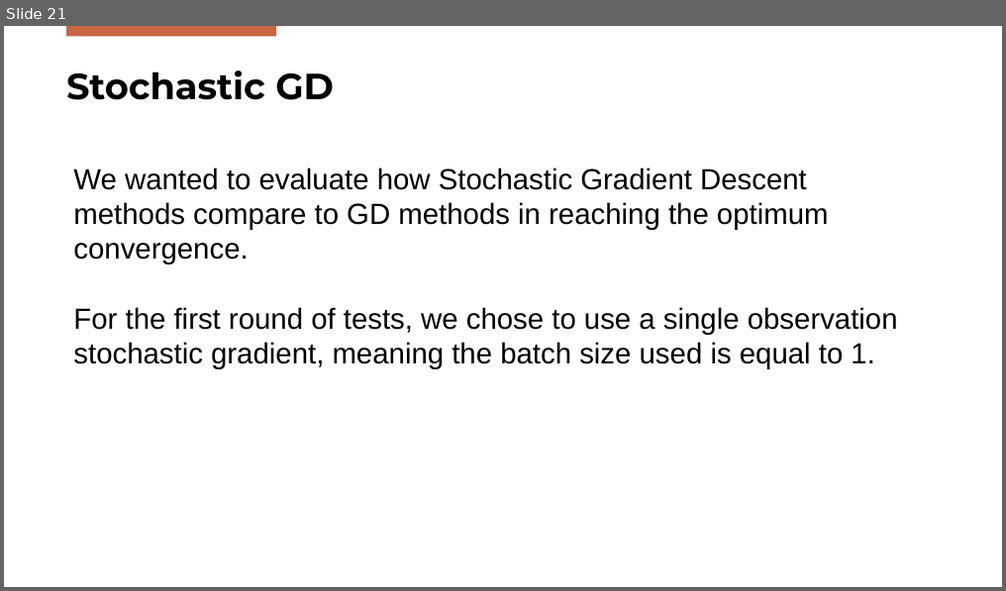
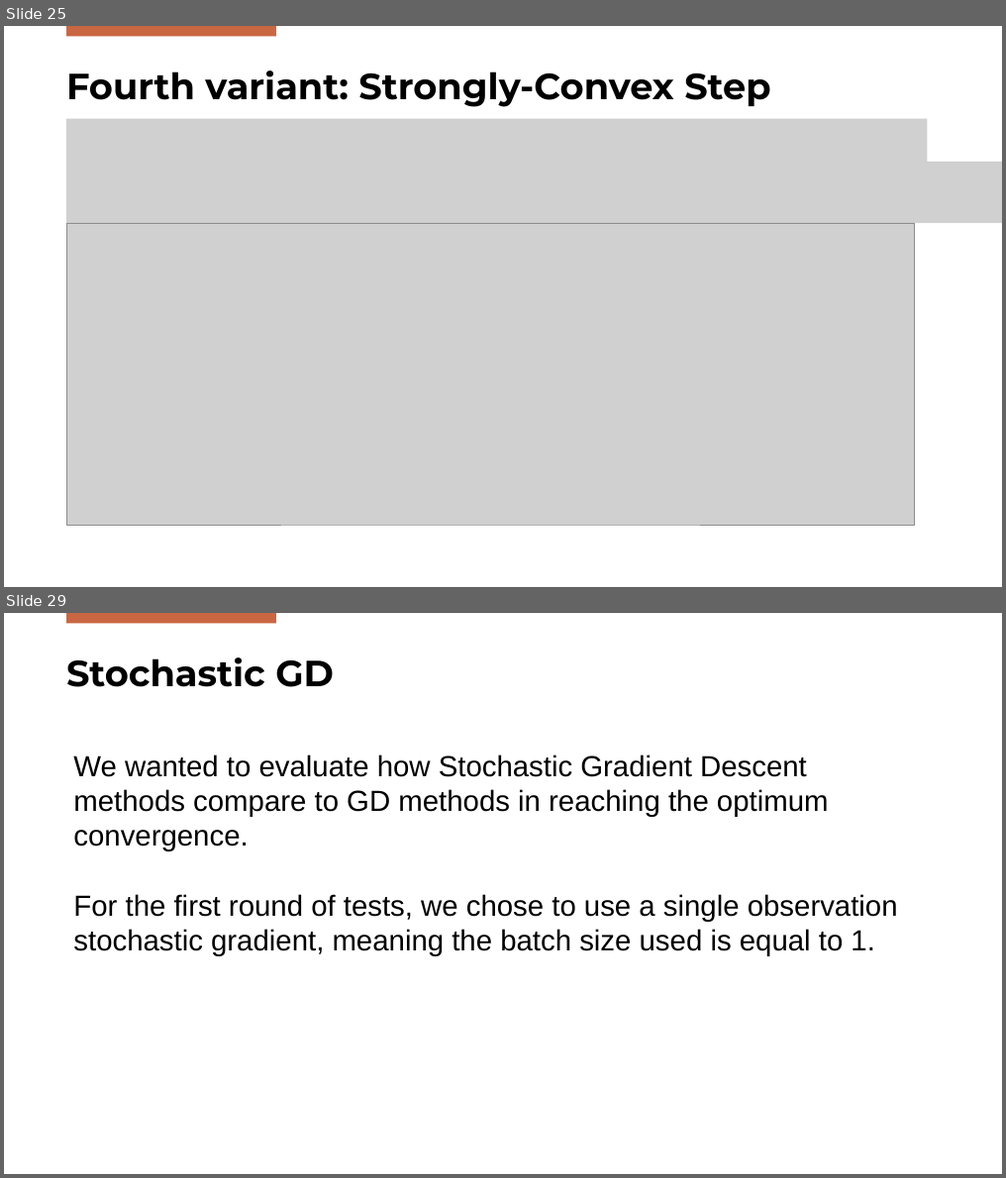
Before and after one commit to FilippoBolis/OptimizationProject_2025, a slide deck: Ppt/Optimization.pptx. Shown one above the other, each under a label of ours: slide 21 before the commit, slides 25 and 29 after it; the slides between them are not shown. The pictures are 1006x591 and 1006x1178 pixels, drawn with LibreOffice and Linux fonts; fonts in the diff are those of the drawing; grey boxes stand for pictures; background and template pictures are left out. Boxes give left, top, right and bottom in pixels: in the first picture for what was removed or moved away, otherwise in the second. Text is boxed around its words. In the diff, an @@ line names an element or a change of style, - is before the commit and + after.

```diff
--- a/Ppt/Optimization.pptx
+++ b/Ppt/Optimization.pptx
@@ slide 25 added at (4, 26, 1002, 587), background #FFFFFF; not listed: 1 template element that a slide beside it also shows @@
@@ title added at (66, 71, 770, 107), 35 pt, text #000000, bold @@
+Fourth variant: Strongly‑Convex Step
@@ picture added at (66, 119, 927, 162) @@
@@ picture added at (66, 162, 1002, 223) @@
@@ picture added at (66, 224, 915, 525) @@
@@ what was slide 21 is now slide 29 @@
```
Also in this commit, not shown: 13 other slides added, 1 slide removed, 1 other file.
